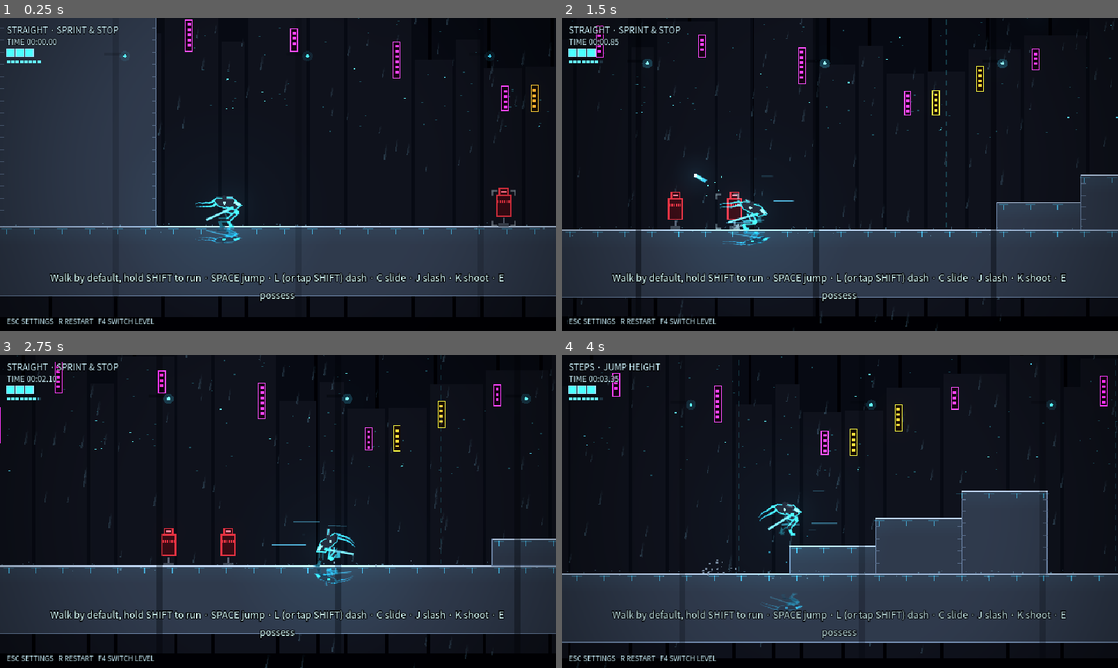
Above: before the commit, frames 1-4 (two rows, left to right).
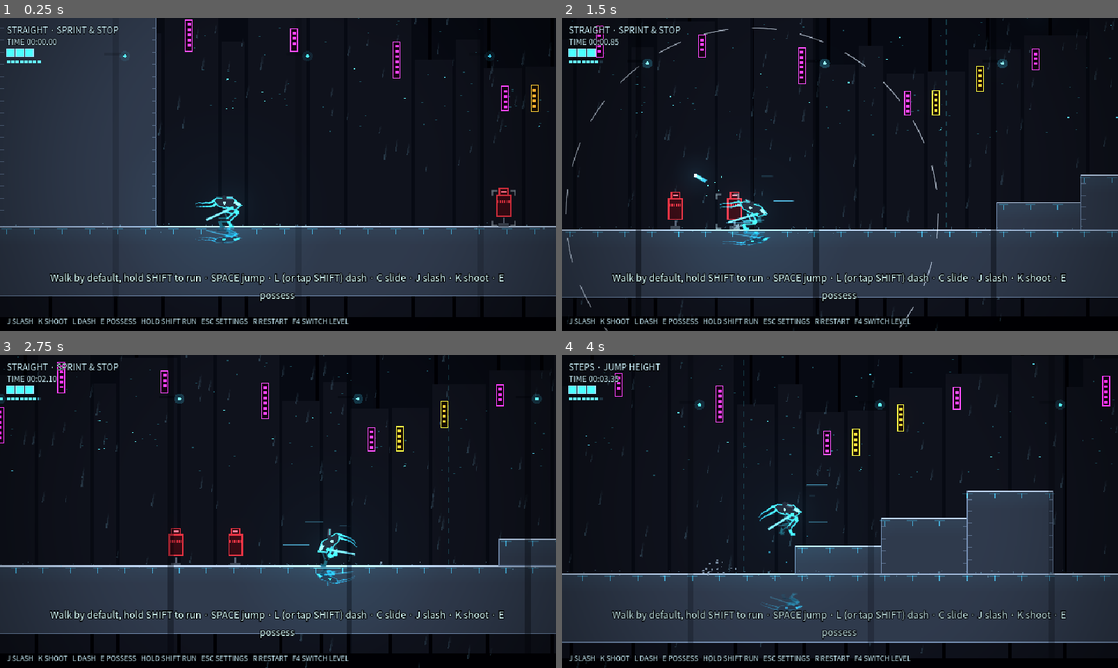
Above: after the commit, the same moments.

Repository: tntsgdi/NEON-RAID
Game: Godot game, scene res://scenes/main.tscn
The game is run twice, just before and just after one commit, with the same random seed, the same clock (stepped at 60 frames per second) and the same inputs.
Inputs (mouse positions are in pixels of both pictures, inside the frame that each line leads up to):
- Up to frame 1 (0.25 s): no input
- Up to frame 2 (1.5 s): move the mouse to (962, 158) at 0.52 s; hold D (move_right) from 0.53 s (still down); tap L (dash) at 0.6 s; click (962, 158) at 0.67 s; tap Space (jump) at 0.77, 1.07 s; tap E (possess) at 0.8, 1.35 s; move the mouse to (728, 190) at 1.27 s; click (728, 190) at 1.42 s
- Up to frame 3 (2.75 s): tap Space (jump) at 1.52, 1.82 s; tap Shift (run) at 1.55 s; move the mouse to (333, 442) at 2.02 s; release D (move_right) at 2.03 s; hold A (move_left) from 2.03 s (still down); hold Shift (run) from 2.03 s (still down); click (333, 442) at 2.3 s
- Up to frame 4 (4 s): move the mouse to (812, 574) at 2.77 s; release A (move_left) at 2.78 s; release Shift (run) at 2.78 s; hold D (move_right) from 2.78 s (still down); click (812, 574) at 2.85 s; tap Space (jump) at 3.02, 3.32, 3.77 s; right-click (812, 574) at 3.05 s; move the mouse to (1006, 558) at 3.52 s; hold C (slide) from 3.53 s (still down); right-click (1006, 558) at 3.6 s; click (1006, 558) at 3.67 s

The runs differ from the first frame. In frame 1, 0.6% of the frame differs, in the area x 1-63%, y 96-98%; in frame 2, 0.9%; in frame 3, 4.3%, in the area x 0-100%, y 0-100%; in frame 4, 3.0%.

Commit message:
Pre-delivery fixes from review round 7
Possession and lock need line of sight, possessable targets preferred,
E searches possessable shells when the lock is not one, failed E shakes
the reticle and shows the 220px range, bigger keycap E, shockwave and
0.07s hit stop on possession, 0.25s post-possession i-frames, pulsing
ring on the kneeling base shell, Shift runs instantly (tap still
dashes), U as a right-hand possess key, 3s mouse idle, tips and hint bar
updated to J/K/L/E.

Diff:
--- a/scripts/combat/drone_bot.gd
+++ b/scripts/combat/drone_bot.gd
@@ -189,7 +189,7 @@
 	input = inp
 	velocity = vel
 	hp = MAX_HP
-	_iframes = 0.4
+	_iframes = 0.25
 	remove_from_group("enemy")
 	remove_from_group("hittable")
 	remove_from_group("possessable")
--- a/scripts/combat/enemy_bot.gd
+++ b/scripts/combat/enemy_bot.gd
@@ -338,7 +338,7 @@
 	controlled = true
 	input = inp
 	velocity = vel
-	_iframes = 0.4
+	_iframes = 0.25
 	_flash = 0.0
 	state = State.PATROL
 	remove_from_group("enemy")
--- a/scripts/core/controls.gd
+++ b/scripts/core/controls.gd
@@ -11,7 +11,7 @@
 	"run": [KEY_SHIFT],
 	"slash_key": [KEY_J],
 	"shoot_key": [KEY_K],
-	"possess": [KEY_E],
+	"possess": [KEY_E, KEY_U],
 	"slide": [KEY_C],
 	"restart": [KEY_R],
 	"tuning": [KEY_F1],
--- a/scripts/core/i18n.gd
+++ b/scripts/core/i18n.gd
@@ -14,20 +14,20 @@
 	"HUD_SPEED": ["速度 %d", "SPEED %d"],
 	"HUD_FINISH": ["完成  %s", "CLEAR  %s"],
 	"TIP_RANGE": ["不按 Shift 是走路，按住 Shift 跑 · 空格跳 · L（或轻点 Shift）冲刺 · C 滑铲 · J 挥刀 · K 射击 · E 夺壳", "Walk by default, hold SHIFT to run · SPACE jump · L (or tap SHIFT) dash · C slide · J slash · K shoot · E possess"],
-	"TIP_POSSESS": ["白色准星 = 可以夺壳：按 E 把意识射过去（手柄 Y）", "White reticle = possessable: press E to jump your mind into it (pad Y)"],
+	"TIP_POSSESS": ["白色准星 = 可以夺壳：走到 220 像素内、看得见它，按 E（或 U）把意识射过去（手柄 Y）", "White reticle = possessable: press E to jump your mind into it (pad Y)"],
 	"TIP_SHELL_DRONE": ["侦察机：WASD 自由飞行 · K 连射 · J 撞击 · L 冲刺 · 对准别的机体按 E 再换", "Drone: WASD to fly · K rapid fire · J ram · L dash · E to hop again"],
 	"TIP_SHELL_BOT": ["安保机：K 主武器 · J 撞击 · L 小冲刺 · 空格跳 · 对准别的机体按 E 再换", "Security bot: K main weapon · J bash · L hop · SPACE jump · E to hop again"],
 	"TIP_WISP": ["机体被毁！1.5 秒内飞向附近的机体按 E（或直接碰到它）", "Shell destroyed! Fly to a nearby shell and press E within 1.5s (or touch it)"],
 	"POS_LABEL": ["夺壳训练场 · 夺取崖边的失控侦察机飞过深渊", "POSSESSION RANGE · Take a wild drone across the chasm"],
 	"POS_LABEL_FAR": ["夺壳训练场 · 对岸的敌人都能夺", "POSSESSION RANGE · Every enemy here can be taken"],
 	"TIP_WALL": ["贴住墙、按住朝墙的方向，连按空格就能沿墙往上爬", "Against a wall, hold toward it and tap SPACE to climb"],
-	"TIP_ARENA": ["敌人开火前会拉出红色瞄准线：看准时机冲刺穿过子弹，或者右键把子弹砍回去", "Red aim lines warn of shots: dash through the bullet, or slash it back with RMB"],
-	"TIP_RUSHER": ["冲锋机压低身体就要冲过来：冲刺穿过它，或者正面一刀招架", "A crouching rusher is about to charge: dash through, or slash it head-on to parry"],
-	"TIP_SHIELD": ["盾兵正面挡子弹：绕到背后，或者跳起来下劈（空中按住 S + 右键）", "Shields block shots from the front: get behind, or down-slash from above (S + RMB in the air)"],
+	"TIP_ARENA": ["敌人开火前会拉出红色瞄准线：看准时机冲刺（L）穿过子弹，或者挥刀（J）把子弹砍回去", "Red aim lines warn of shots: dash (L) through the bullet, or slash (J) it back"],
+	"TIP_RUSHER": ["冲锋机压低身体就要冲过来：冲刺（L）穿过它，或者正面一刀（J）招架", "A crouching rusher is about to charge: dash through, or slash it head-on to parry"],
+	"TIP_SHIELD": ["盾兵正面挡子弹：绕到背后，或者跳起来下劈（空中按住 S + J）", "Shields block shots from the front: get behind, or down-slash from above (S + J in the air)"],
 	"TIP_OVERCLOCK": ["神经超频！慢动作期间，下一击伤害翻倍", "NEURAL OVERCLOCK! Your next hit deals double damage"],
 	"HUD_HINT": [
-		"Esc 设置   R 重来   F4 切换场地",
-		"ESC SETTINGS   R RESTART   F4 SWITCH LEVEL",
+		"J 挥刀   K 射击   L 冲刺   E 夺壳   按住 Shift 跑   Esc 设置   R 重来   F4 切换场地",
+		"J SLASH   K SHOOT   L DASH   E POSSESS   HOLD SHIFT RUN   ESC SETTINGS   R RESTART   F4 SWITCH LEVEL",
 	],
 	"HUD_MODE_HD": ["高清渲染", "HD render"],
 	"HUD_MODE_PIXEL": ["像素渲染 640×360", "Pixel render 640x360"],
--- a/scripts/player/consciousness.gd
+++ b/scripts/player/consciousness.gd
@@ -53,9 +53,14 @@
 		current.lock_target = lock
 	reticle.target = lock
 	reticle.in_range = lock_in_range
-	if input.possess_pressed and lock_in_range:
-		possess(lock)
-		return
+	reticle.origin_node = current
+	if input.possess_pressed:
+		var t := _possess_target()
+		if t != null:
+			possess(t)
+			return
+		reticle.deny()
+		Audio.play("shield_block", -14.0, 1.6)
 	# 光球碰到任意机体就直接投射进去
 	if current is Wisp:
 		for n in get_tree().get_nodes_in_group("possessable"):
@@ -88,12 +93,14 @@
 			seen[n] = true
 			var to: Vector2 = n.center() - origin
 			var d := to.length()
-			if d > LOCK_RANGE:
+			if d > LOCK_RANGE or not _visible(origin, n):
 				continue
 			var ang := absf(dir.angle_to(to)) if d > 1.0 else 0.0
 			if ang > cone and d > 40.0:
 				continue
 			var score := d * (1.0 + 1.5 * ang)
+			if n.is_in_group("possessable"):
+				score *= 0.7  # 可夺的目标优先挂准星
 			if n == lock:
 				prev_score = score
 			if score < best_score:
@@ -106,6 +113,36 @@
 	lock_in_range = lock != null and lock.is_in_group("possessable") and lock.center().distance_to(origin) <= POSSESS_RANGE
 
 
+## 墙后面的不锁定、不能夺
+func _visible(origin: Vector2, n: Node2D) -> bool:
+	var q := PhysicsRayQueryParameters2D.create(origin, n.center(), 1)
+	return world.get_world_2d().direct_space_state.intersect_ray(q).is_empty()
+
+
+## 按 E 时要夺的目标：准星目标可夺就是它；否则在可夺的里面另找一个（距离内、看得见、离瞄准方向近）
+func _possess_target() -> Node2D:
+	if lock_in_range:
+		return lock
+	var origin: Vector2 = current.global_position + Vector2(0, -18)
+	var dir := _aim_dir()
+	var best: Node2D = null
+	var best_score := INF
+	for n in get_tree().get_nodes_in_group("possessable"):
+		if n == current or not n.alive():
+			continue
+		var to: Vector2 = n.center() - origin
+		if to.length() > POSSESS_RANGE or not _visible(origin, n):
+			continue
+		var ang := absf(dir.angle_to(to)) if not (current is Wisp) else 0.0
+		if ang > deg_to_rad(80.0):
+			continue
+		var score := to.length() * (1.0 + 1.5 * ang)
+		if score < best_score:
+			best_score = score
+			best = n
+	return best
+
+
 func possess(target: Node2D) -> void:
 	if not is_instance_valid(target) or target == current:
 		return
@@ -116,7 +153,8 @@
 	Fx.flash(world, target.center(), Neon.WHITE_HOT, 16.0)
 	Fx.ring(world, target.center(), 22.0)
 	Audio.play("possess", -2.0)
-	TimeFx.hitstop(0.05)
+	TimeFx.hitstop(0.07)
+	get_tree().call_group("game", "shockwave", target.center())
 	_detach(old)
 	old.release_control()
 	target.take_control(input, vel)
--- a/scripts/player/device_input.gd
+++ b/scripts/player/device_input.gd
@@ -1,11 +1,11 @@
 class_name DeviceInput
 extends PlayerInput
 ## 键鼠 / 手柄输入。
-##   走/跑：不按 Shift 走，按住 Shift 跑；轻点 Shift（0.15 秒内松开）= 冲刺；L 键冲刺；手柄左摇杆推到底 = 跑
+##   走/跑：不按 Shift 走，按下 Shift 立刻跑；按住不到 0.15 秒就松开 = 冲刺；L 键冲刺；手柄左摇杆推到底 = 跑
 ##   瞄准：右摇杆推出去用右摇杆；最近 1.5 秒动过鼠标用鼠标；否则是纯键盘瞄准（由机体用锁定目标 / 面朝方向）
 
 const TAP_TIME := 0.15
-const MOUSE_IDLE := 1.5
+const MOUSE_IDLE := 3.0
 
 ## 自己累计的物理帧时间（不用墙上时钟：固定帧率的测试和慢动作里也准）
 var _clock := 0.0
@@ -34,7 +34,7 @@
 		if _shift_down_at >= 0.0 and now - _shift_down_at < TAP_TIME:
 			dash_pressed = true
 		_shift_down_at = -1.0
-	var shift_run := Input.is_action_pressed("run") and _shift_down_at >= 0.0 and now - _shift_down_at >= TAP_TIME
+	var shift_run := Input.is_action_pressed("run")
 	var stick_run := Input.get_connected_joypads().size() > 0 and move.length() > 0.85 and _stick_used()
 	run_held = shift_run or stick_run
 
--- a/scripts/player/player.gd
+++ b/scripts/player/player.gd
@@ -735,7 +735,7 @@
 	parked = false
 	input = inp
 	velocity = vel
-	_iframes = maxf(_iframes, 0.4)
+	_iframes = maxf(_iframes, 0.25)
 	remove_from_group("possessable")
 	add_to_group("controlled")
 
--- a/scripts/player/strider_rig.gd
+++ b/scripts/player/strider_rig.gd
@@ -220,6 +220,8 @@
 	var eye: Color = CYAN.lerp(Color.WHITE, g) if m.glow >= 0.0 else Color(0.1, 0.3, 0.35)
 	_shapes.append(["poly", visor, eye, CYAN if m.glow >= 0.0 else EDGE_BACK])
 	_shapes.append(["dot", pelvis + Vector2(-3, -7).rotated(rot), 1.8 + g, eye])
+	if state == "kneel":
+		_shapes.append(["ring", pelvis + Vector2(0, -4), 20.0 + 3.0 * sin(m.time * 3.0), Color(0.4, 1.4, 1.7, 0.35 + 0.2 * sin(m.time * 3.0))])
 	_shapes.append(["line", mount, barrel_end, 3.5, Color(0.35, 0.4, 0.48)])
 	_shapes.append(["line", mount, barrel_end, 1.0, EDGE])
 	_shapes.append(["dot", mount, 2.5, FILL])
@@ -423,6 +425,8 @@
 				ci.draw_polyline(s[1], s[2], 1.0, true)
 			"dot":
 				ci.draw_circle(s[1], s[2], s[3])
+			"ring":
+				ci.draw_arc(s[1], s[2], 0.0, TAU, 32, s[3], 1.5, true)
 			"cable":
 				var pts: Array = s[1]
 				for i in range(1, pts.size()):
--- a/scripts/ui/reticle.gd
+++ b/scripts/ui/reticle.gd
@@ -9,10 +9,19 @@
 var _pos := Vector2.ZERO
 var _size := Vector2(20, 30)
 var _shown := 0.0
+var _deny := 0.0
+## 夺壳范围圈的圆心（当前机体），失败时显示
+var origin_node: Node2D
+
+
+## 按 E 但没有能夺的目标：准星抖一下，画出 220 像素的夺壳范围
+func deny() -> void:
+	_deny = 0.5
 
 
 func _process(delta: float) -> void:
 	_t += delta
+	_deny = maxf(_deny - delta, 0.0)
 	if is_instance_valid(target):
 		var r: Rect2 = target.hurt_rect()
 		# 准星从上一个目标滑过去，而不是瞬间跳过去
@@ -25,17 +34,32 @@
 
 
 func _draw() -> void:
+	if _deny > 0.0 and is_instance_valid(origin_node):
+		var c := origin_node.global_position + Vector2(0, -18)
+		var a := _deny / 0.5
+		var seg := 48
+		for i in seg:
+			if i % 2 == 0:
+				var a0 := TAU * i / seg
+				draw_arc(c, Consciousness.POSSESS_RANGE, a0, a0 + TAU / seg, 3, Color(1.6, 1.7, 1.8, 0.5 * a), 1.0, true)
 	if _shown <= 0.0:
 		return
 	var col := Color(2.0, 2.1, 2.2, _shown) if in_range else Color(0.6, 0.65, 0.7, 0.6 * _shown)
 	var pulse := 1.0 + (0.08 * sin(_t * 10.0) if in_range else 0.0)
 	var h := _size * 0.5 * pulse
+	var p := _pos
+	if _deny > 0.0:
+		p += Vector2(sin(_t * 90.0) * 3.0 * (_deny / 0.5), 0)  # 夺不了：准星抖一下
 	var arm := 5.0
 	for sx in [-1.0, 1.0]:
 		for sy in [-1.0, 1.0]:
-			var c := _pos + Vector2(h.x * sx, h.y * sy)
+			var c := p + Vector2(h.x * sx, h.y * sy)
 			draw_line(c, c - Vector2(arm * sx, 0), col, 1.5, true)
 			draw_line(c, c - Vector2(0, arm * sy), col, 1.5, true)
 	if in_range:
+		# 键帽："E"
 		var font := ThemeDB.fallback_font
-		draw_string(font, _pos + Vector2(h.x + 3, -h.y + 4), "E", HORIZONTAL_ALIGNMENT_LEFT, -1, 9, col)
+		var kp := p + Vector2(h.x + 4, -h.y - 2)
+		draw_rect(Rect2(kp, Vector2(12, 13)), Color(0.02, 0.03, 0.05, 0.8 * _shown))
+		draw_rect(Rect2(kp, Vector2(12, 13)), col, false, 1.0)
+		draw_string(font, kp + Vector2(2.5, 11), "E", HORIZONTAL_ALIGNMENT_LEFT, -1, 12, col)
Not shown, added: tests/m3_test.gd.uid
